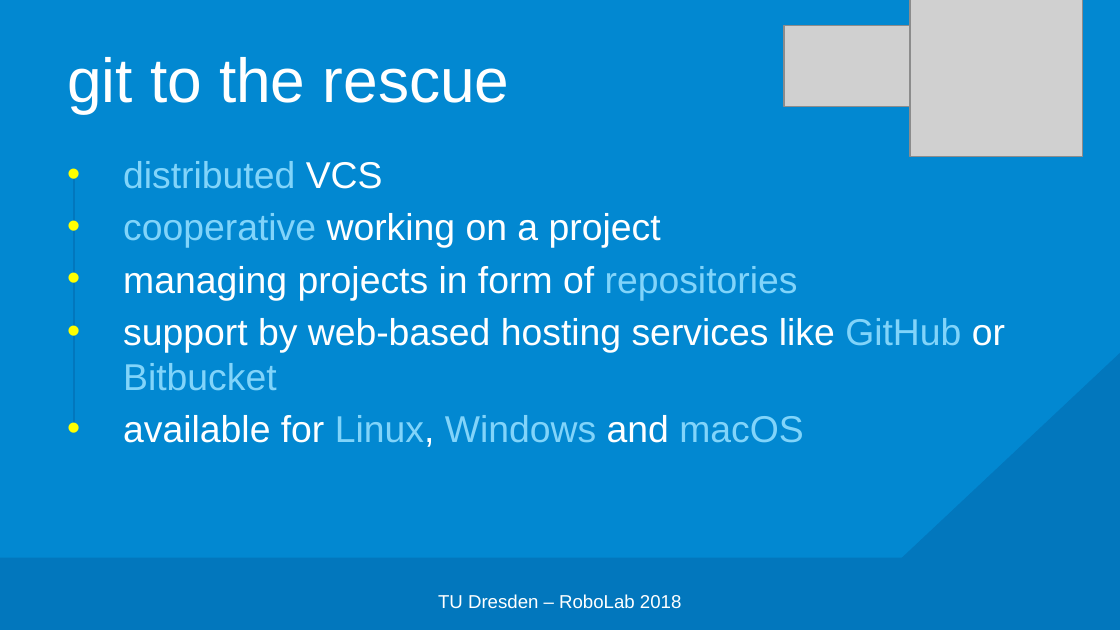
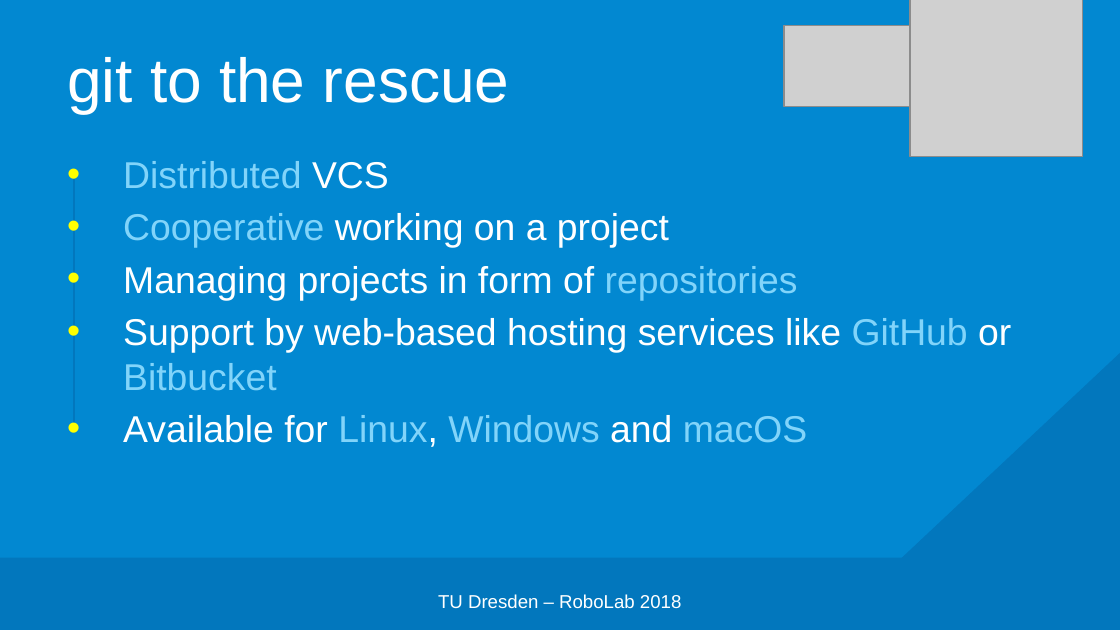
Before and after one commit to edisontrent1337/gitslides, a slide deck: slide 8 of Git.pptx. Drawn at 1120x630 pixels with LibreOffice and Linux fonts; fonts in the diff are those of the drawing; grey boxes stand for pictures; background and template pictures are left out. Boxes give left, top, right and bottom in pixels: in the first picture for what was removed or moved away, otherwise in the second. Text is boxed around its words. In the diff, an @@ line names an element or a change of style, - is before the commit and + after.

```diff
--- a/Git.pptx
+++ b/Git.pptx
@@ text at bbox=[123, 161, 1011, 447]: text changed @@
-• distributed VCS
-• cooperative working on a project
-• managing projects in form of repositories
-• support by web-based hosting services like GitHub or Bitbucket
-• available for Linux, Windows and macOS
+• Distributed VCS
+• Cooperative working on a project
+• Managing projects in form of repositories
+• Support by web-based hosting services like GitHub or Bitbucket
+• Available for Linux, Windows and macOS
```
Also in this commit, not shown: 26 other slides changed, 1 other file.
